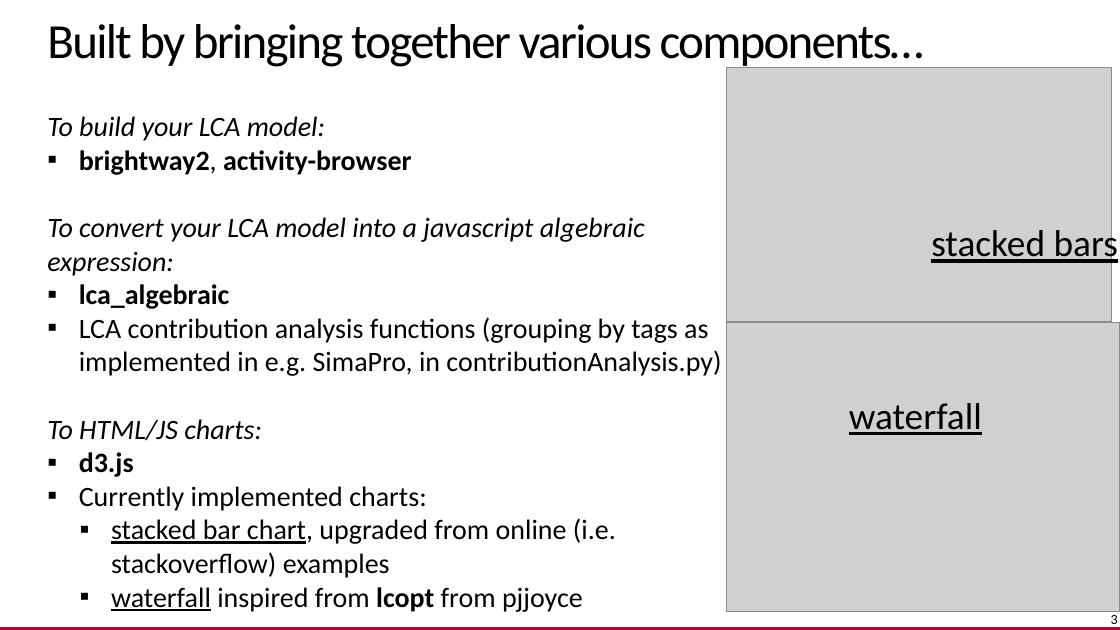
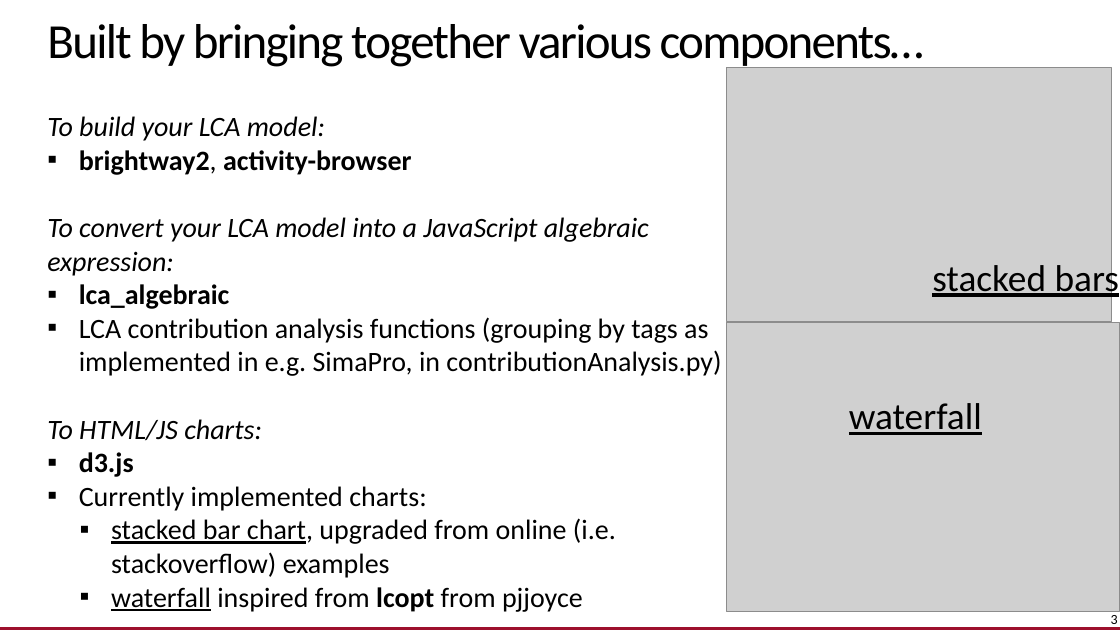
Before and after one commit to SLU-biochar/bw2-widgets, a slide deck: slide 3 of bw2widget-prez.pptx. Drawn at 1120x630 pixels with LibreOffice and Linux fonts; fonts in the diff are those of the drawing; grey boxes stand for pictures. Boxes give left, top, right and bottom in pixels: in the first picture for what was removed or moved away, otherwise in the second. Text is boxed around its words. In the diff, an @@ line names an element or a change of style, - is before the commit and + after.

```diff
--- a/bw2widget-prez.pptx
+++ b/bw2widget-prez.pptx
@@ text at [47,217,649,276]: text changed @@
-To convert your LCA model into a javascript algebraic expression:
+To convert your LCA model into a JavaScript algebraic expression:
@@ text "stacked bars": place and size @@
-text "stacked bars" at [931,225,1118,266]
+text "stacked bars" at [932,260,1119,301]
```
Also in this commit, not shown: 2 other slides changed, 4 other files.
